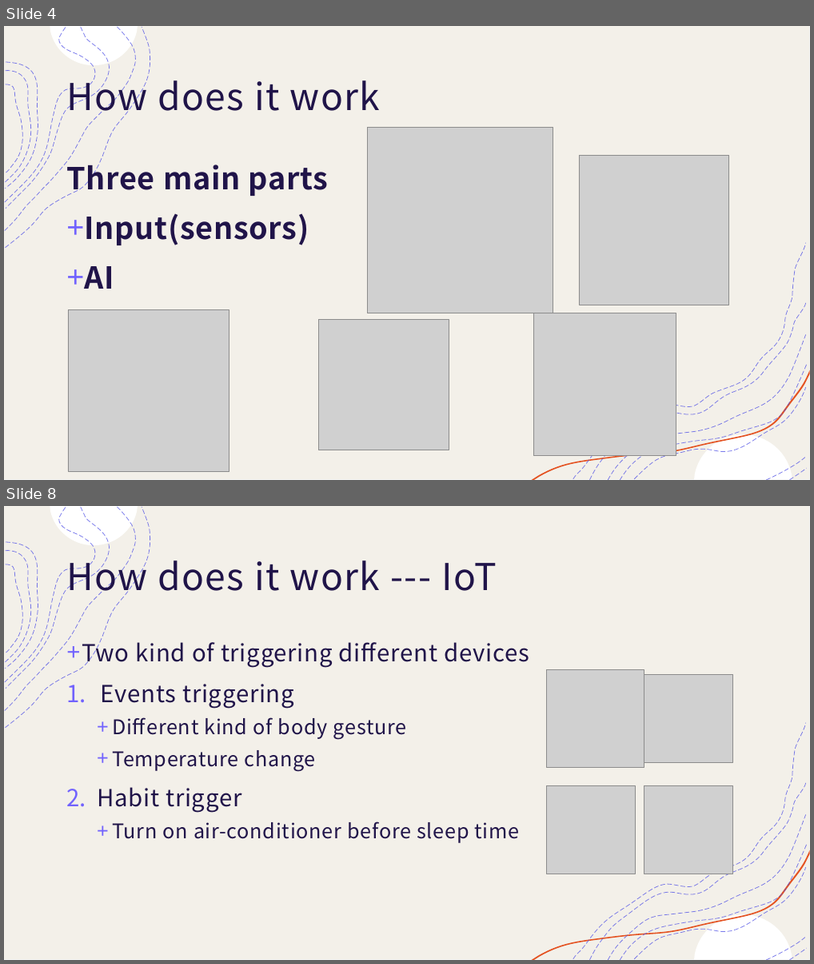
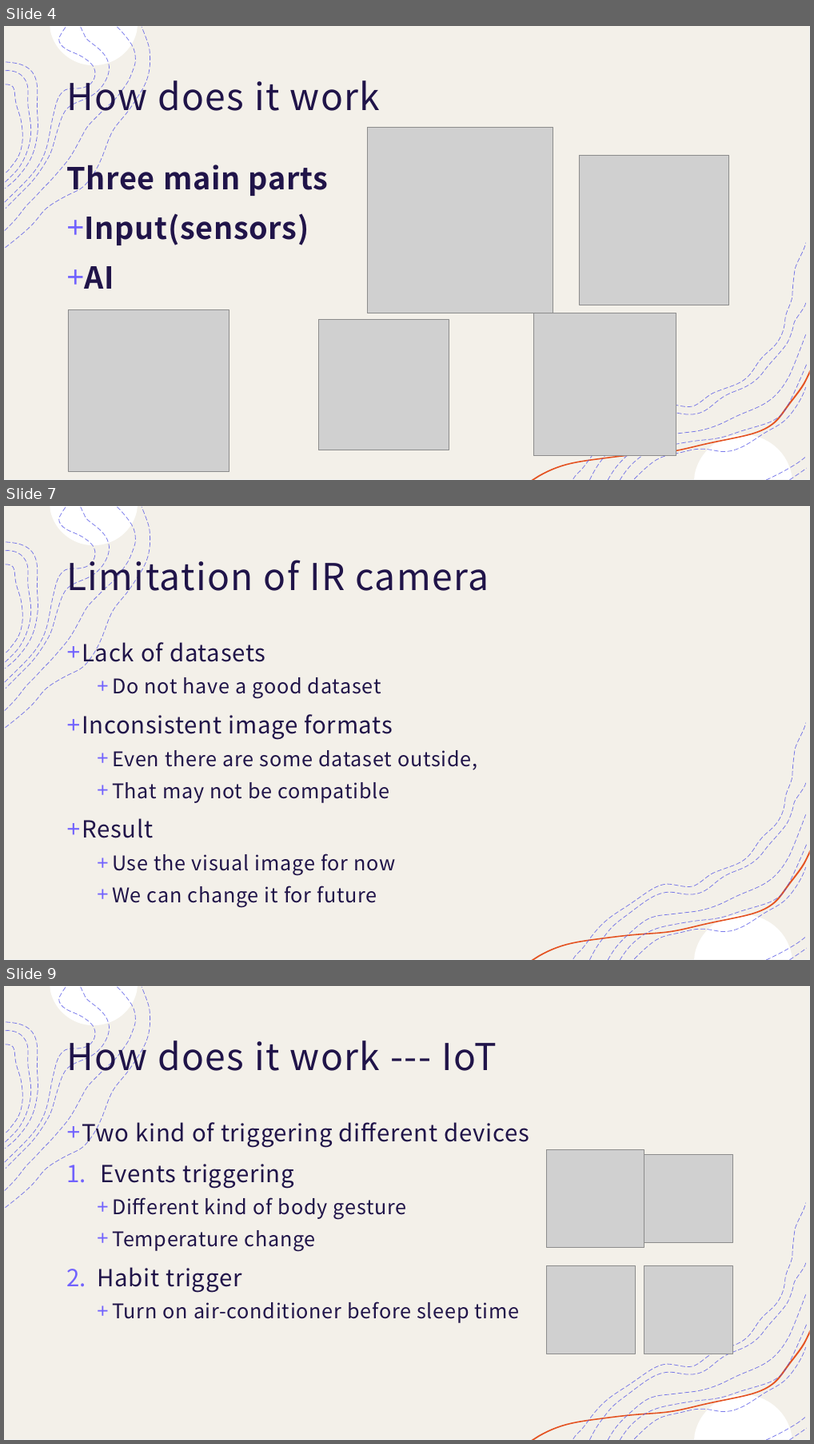
Before and after one commit to smarttommyau/aiot_bedroom, a slide deck: project_documents/AIOT bedroom.pptx. Shown one above the other, each under a label of ours: slides 4 and 8 before the commit, slides 4, 7 and 9 after it; the slides between them are not shown. The pictures are 814x964 and 814x1444 pixels, drawn with LibreOffice and Linux fonts; fonts in the diff are those of the drawing; grey boxes stand for pictures. Boxes give left, top, right and bottom in pixels: in the first picture for what was removed or moved away, otherwise in the second. Text is boxed around its words. In the diff, an @@ line names an element or a change of style, - is before the commit and + after.

```diff
--- a/project_documents/AIOT bedroom.pptx
+++ b/project_documents/AIOT bedroom.pptx
@@ slide 7 added at box(4, 506, 810, 960), background #FFFFFF; not listed: 18 template elements that a slide beside it also shows @@
@@ title added at box(66, 552, 489, 600), 44 pt, text #201449 @@
+Limitation of IR camera
@@ text added at box(82, 638, 478, 908), 24 pt, text #201449 @@
++ Lack of datasets
+  + Do not have a good dataset
++ Inconsistent image formats
+  + Even there are some dataset outside,
+  + That may not be compatible
++ Result
+  + Use the visual image for now
+  + We can change it for future
@@ what was slide 8 is now slide 9 @@
```
Also in this commit, not shown: 3 slides changed, 5 other slides added, 52 other files.
